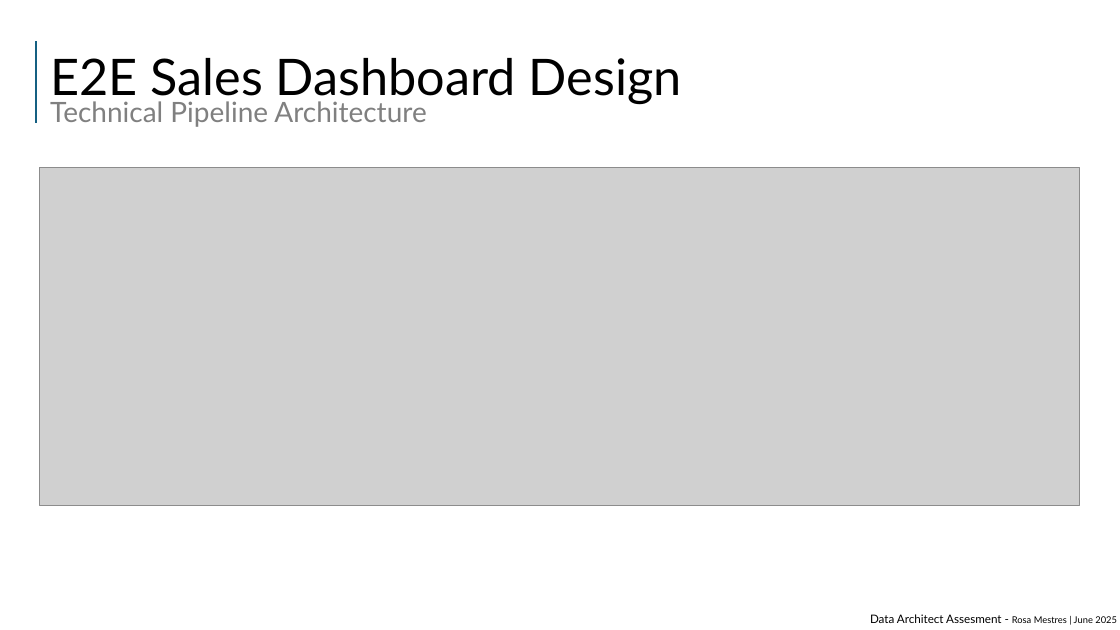
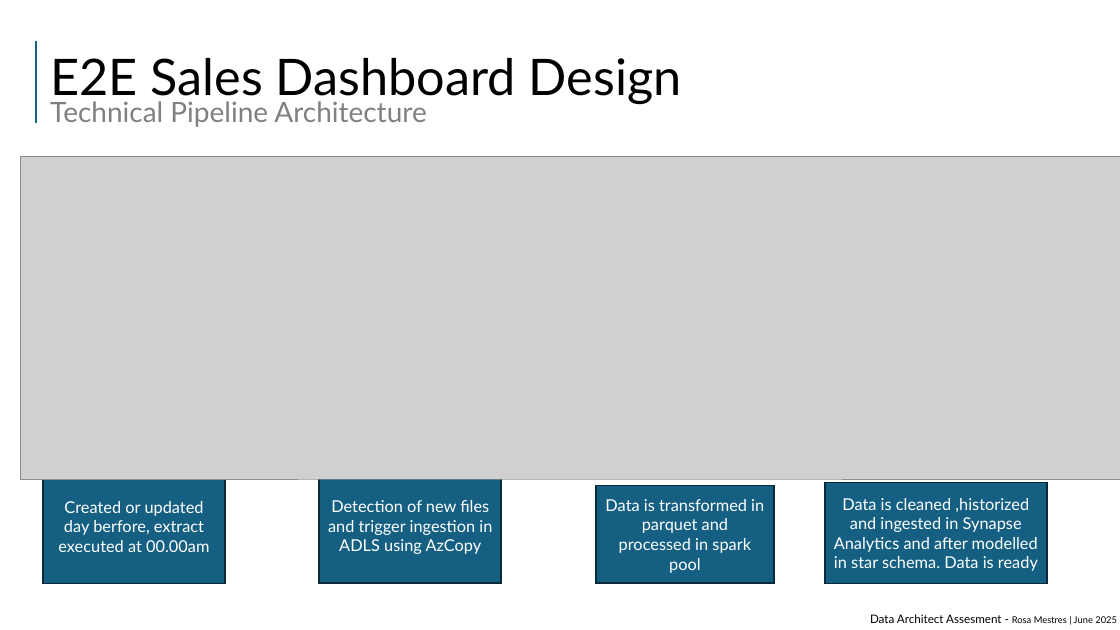
Before and after one commit to rmhuoc/etl_assesment, a slide deck: slide 10 of PyETL/ppt/data_architect_assesment_v1_copy.pptx (slide 9 before the commit). Drawn at 1120x630 pixels with LibreOffice and Linux fonts; fonts in the diff are those of the drawing; grey boxes stand for pictures. Boxes give left, top, right and bottom in pixels: in the first picture for what was removed or moved away, otherwise in the second. Text is boxed around its words. In the diff, an @@ line names an element or a change of style, - is before the commit and + after.

```diff
--- a/PyETL/ppt/data_architect_assesment_v1_copy.pptx
+++ b/PyETL/ppt/data_architect_assesment_v1_copy.pptx
@@ picture: place and size @@
-picture at <box>39,167,1080,505</box>
+picture at <box>20,157,1120,480</box>
@@ rectangle added at <box>43,469,225,583</box>, fill #156082, outline #092A39 1.5 pt, 14 pt, text #FFFFFF @@
+Created or updated day berfore, extract executed at 00.00am
@@ rectangle added at <box>319,469,502,583</box>, fill #156082, outline #092A39 1.5 pt, 14 pt, text #FFFFFF @@
+Detection of new files and trigger ingestion in ADLS using AzCopy
@@ rectangle added at <box>596,486,775,583</box>, fill #156082, outline #092A39 1.5 pt, 14 pt, text #FFFFFF @@
+Data is transformed in parquet and processed in spark pool
@@ rectangle added at <box>825,482,1048,583</box>, fill #156082, outline #092A39 1.5 pt, 14 pt, text #FFFFFF @@
+Data is cleaned ,historized and ingested in Synapse Analytics and after modelled in star schema. Data is ready
```
Also in this commit, not shown: 8 other slides changed, 1 slide added, 11 other files.
